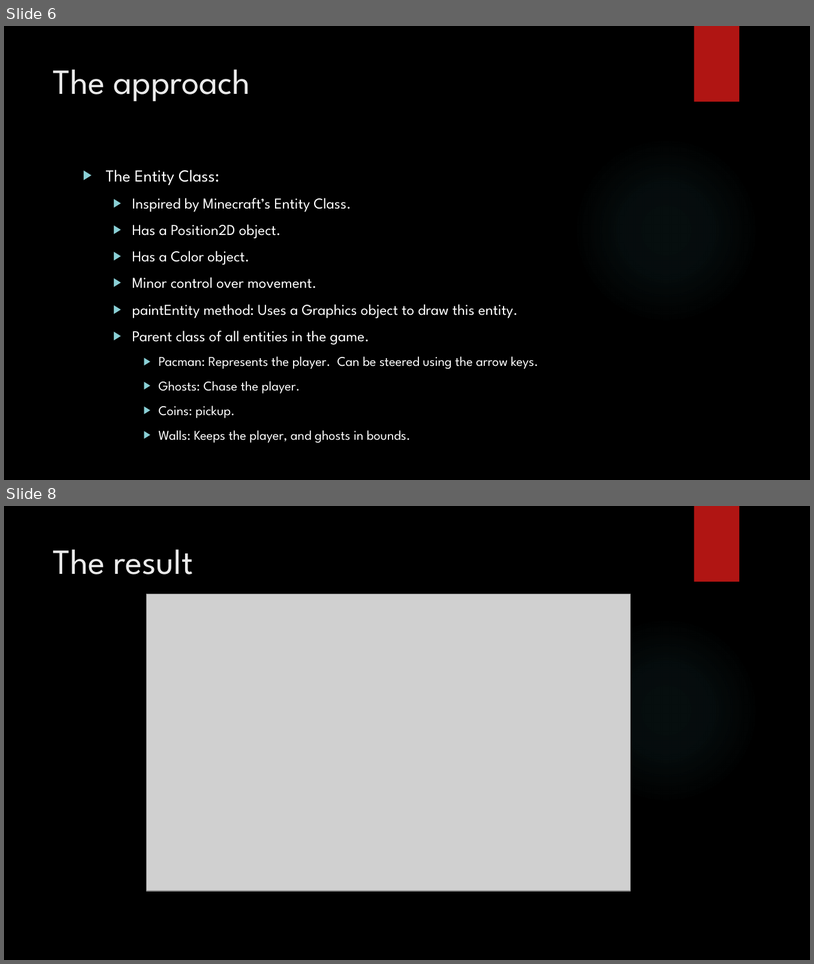
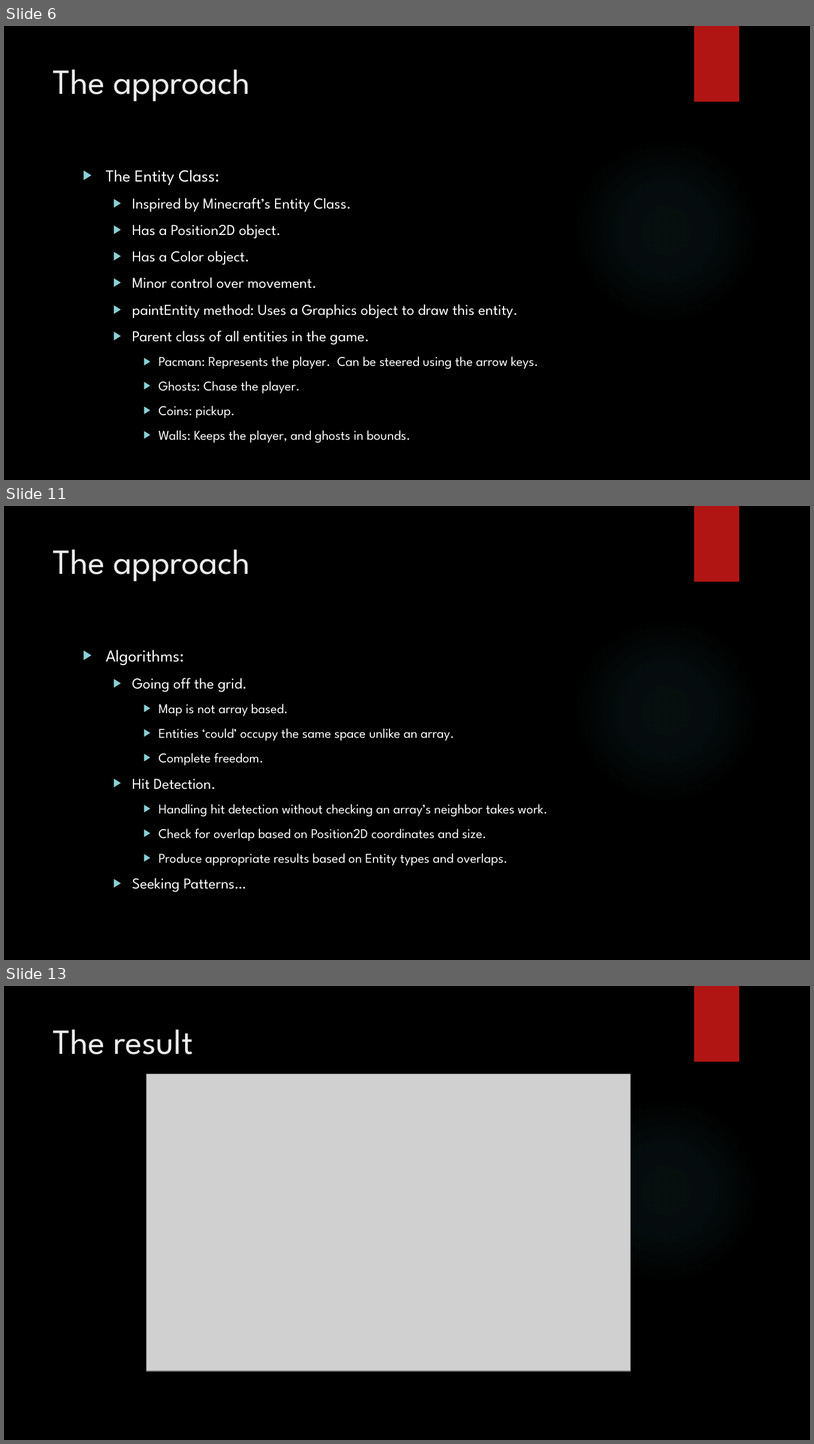
Before and after one commit to DrewMichel/MCC-CS-113-Group-Project, a slide deck: CS 113 Final Project.pptx. Shown one above the other, each under a label of ours: slides 6 and 8 before the commit, slides 6, 11 and 13 after it; the slides between them are not shown. The pictures are 814x964 and 814x1444 pixels, drawn with LibreOffice and Linux fonts; fonts in the diff are those of the drawing; grey boxes stand for pictures; background and template pictures are left out. Boxes give left, top, right and bottom in pixels: in the first picture for what was removed or moved away, otherwise in the second. Text is boxed around its words. In the diff, an @@ line names an element or a change of style, - is before the commit and + after.

Commit message:
Stated in previous push: Using hashmaps on pacman. Pushing presentation.  At about 15 pages.  Have a look and add any difficulties or things of interest you encountered (between the approach and the result section, preferably)

```diff
--- a/CS 113 Final Project.pptx
+++ b/CS 113 Final Project.pptx
@@ slide 11 added at bbox=[4, 506, 810, 960], background picture (left out); not listed: 2 template elements that a slide beside it also shows @@
@@ title added at bbox=[53, 549, 251, 582], 42 pt, text #EBEBEB @@
+The approach
@@ text added at bbox=[106, 649, 548, 892], 16 pt, text #FFFFFF @@
+▶ Algorithms:
+  ▶ Going off the grid.
+    ▶ Map is not array based.
+    ▶ Entities ‘could’ occupy the same space unlike an array.
+    ▶ Complete freedom.
+  ▶ Hit Detection.
+    ▶ Handling hit detection without checking an array’s neighbor takes work.
+    ▶ Check for overlap based on Position2D coordinates and size.
+    ▶ Produce appropriate results based on Entity types and overlaps.
+  ▶ Seeking Patterns…
@@ what was slide 8 is now slide 13 @@
```
Also in this commit, not shown: 1 slide changed, 4 other slides added, 1 other file.
